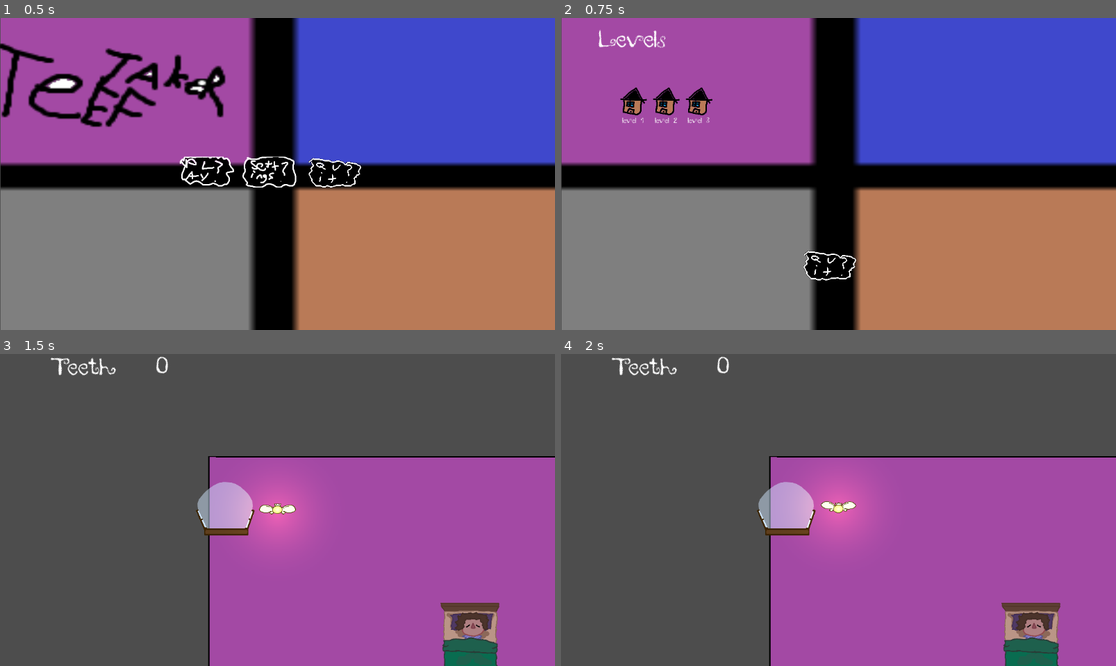
Above: before the commit, frames 1-4 (two rows, left to right).
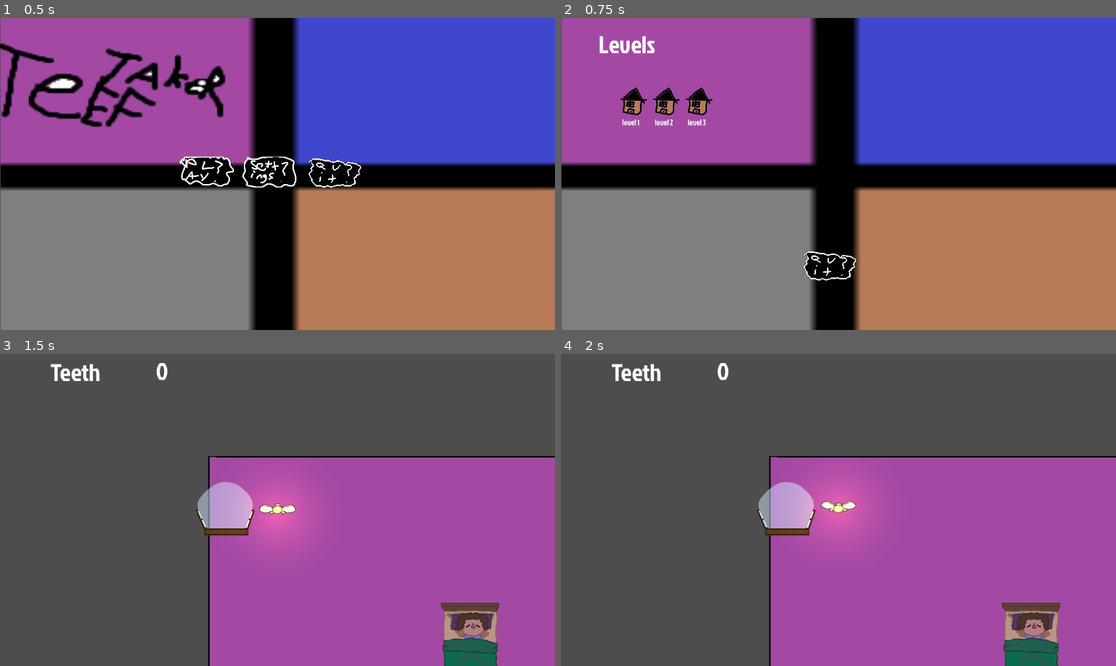
Above: after the commit, the same moments.

Repository: Cthulhu5227/Collector_videogame
Game: Godot game, scene res://main_menu.tscn
The game is run twice, just before and just after one commit, with the same random seed, the same clock (stepped at 60 frames per second) and the same inputs.
Inputs (mouse positions are in pixels of both pictures, inside the frame that each line leads up to):
- Up to frame 1 (0.5 s): no input
- Up to frame 2 (0.75 s): click (771, 170) at 0.5 s
- Up to frame 3 (1.5 s): click "level 1" at 1.25 s
- Up to frame 4 (2 s): no input

Frame 1 is identical in both runs. In frame 2, 0.6% of the frame differs, in the area x 6-27%, y 3-35%; in frame 3, 0.5%; in frame 4, 0.5%.

Commit message:
fix bed disabled cripple and prompt

Diff:
--- a/player.gd
+++ b/player.gd
@@ -48,7 +48,7 @@
 
 	elif event.is_action_pressed("interact"):
 		for bed in get_tree().get_nodes_in_group("bed"):
-			if global_position.distance_to(bed.global_position) < interact_range:
+			if global_position.distance_to(bed.global_position) < interact_range and not bed.used:
 				bed.interact()
 				cripple = true
 				return
@@ -66,7 +66,7 @@
 	## check for boxes and such
 	$AnimationPlayer.play("oscilate")
 	for bed in get_tree().get_nodes_in_group("bed"):
-			if global_position.distance_to(bed.global_position) < interact_range:
+			if global_position.distance_to(bed.global_position) < interact_range and not bed.used:
 				tutorial.visible = true
 				break
 			tutorial.visible = false
--- a/player.tscn
+++ b/player.tscn
@@ -99,6 +99,7 @@
 shape = SubResource("CircleShape2D_onrkg")
 
 [node name="prompt" type="Label" parent="."]
+z_index = 999
 offset_left = -70.0
 offset_top = 20.0
 offset_right = 71.0
@@ -114,6 +115,7 @@
 }
 
 [node name="AnimatedSprite2D" type="AnimatedSprite2D" parent="."]
+z_index = 998
 position = Vector2(-0.99999994, -1.9999999)
 scale = Vector2(0.175, 0.175)
 sprite_frames = SubResource("SpriteFrames_n7ghd")
--- a/project.godot
+++ b/project.godot
@@ -28,7 +28,7 @@
 
 [gui]
 
-theme/custom_font="uid://citnwa8ou36ea"
+theme/custom_font="uid://b85gv5ftrx6vg"
 
 [input]
 
--- a/quicktime/popup.tscn
+++ b/quicktime/popup.tscn
@@ -1,9 +1,10 @@
-[gd_scene load_steps=2 format=3 uid="uid://bb2crqvhfom2h"]
+[gd_scene load_steps=3 format=3 uid="uid://bb2crqvhfom2h"]
 
 [ext_resource type="Script" uid="uid://2135iefg8lfn" path="res://quicktime/qte_manager.gd" id="1_sw60f"]
 [ext_resource type="Texture2D" uid="uid://d4a0vidvjg3lm" path="res://assets/catch_bead.png" id="2_stx46"]
 
 [node name="Node2D" type="Node2D"]
+z_index = 1000
 script = ExtResource("1_sw60f")
 
 [node name="QTE_Container" type="Polygon2D" parent="."]
@@ -20,7 +21,7 @@
 offset_top = 5.0
 offset_right = 147.0
 offset_bottom = 70.0
-theme_override_font_sizes/normal_font_size = 30
+theme_override_font_sizes/normal_font_size = 40
 bbcode_enabled = true
 horizontal_alignment = 1
 vertical_alignment = 1
@@ -30,10 +31,14 @@
 offset_top = 5.0
 offset_right = 235.0
 offset_bottom = 70.0
-theme_override_font_sizes/normal_font_size = 14
+theme_override_font_sizes/normal_font_size = 48
 bbcode_enabled = true
 horizontal_alignment = 2
 vertical_alignment = 1
+
+[node name="QTE_Match_Label" type="RichTextLabel" parent="."]
+offset_right = 40.0
+offset_bottom = 40.0
 
 [node name="Timer" type="Timer" parent="."]
 
@@ -48,6 +53,7 @@
 polygon = PackedVector2Array(0, 0, 250, 0, 250, 10, 0, 10)
 
 [node name="Catch_Bead" type="Sprite2D" parent="."]
+visible = false
 position = Vector2(5, 80)
 scale = Vector2(0.05, 0.05)
 texture = ExtResource("2_stx46")
Binary file added: assets/fonts/JockeyOne-Regular.otf
Not shown, added: assets/fonts/JockeyOne-Regular.otf.import
